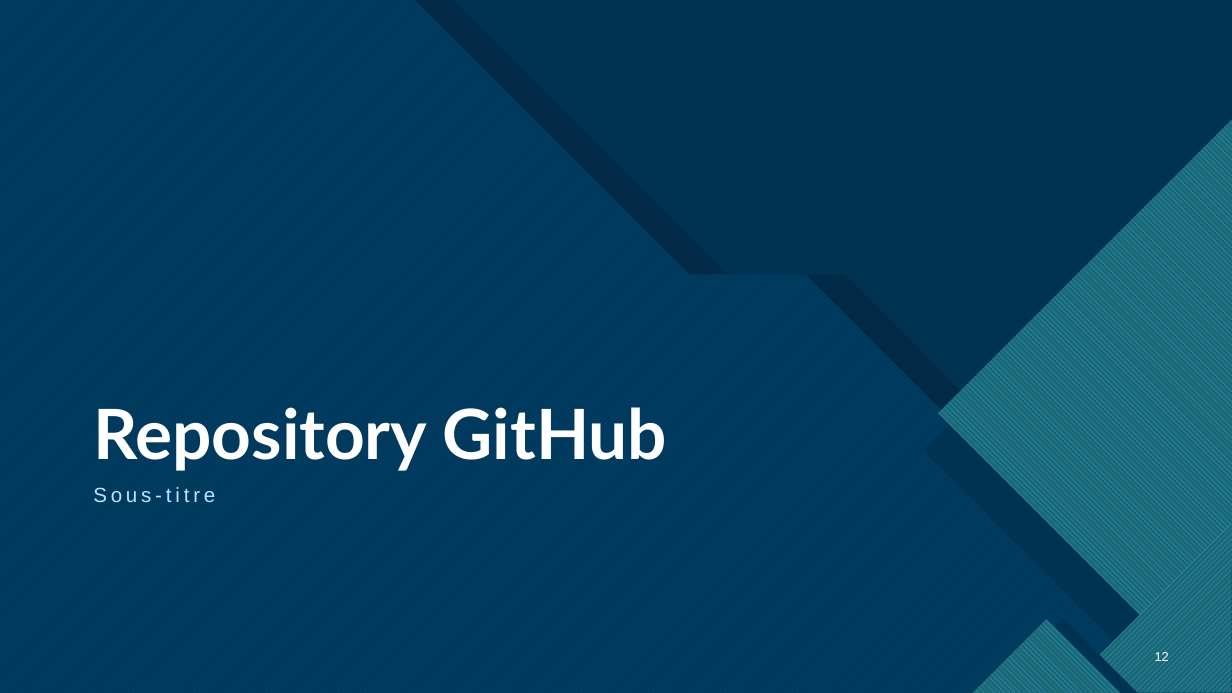
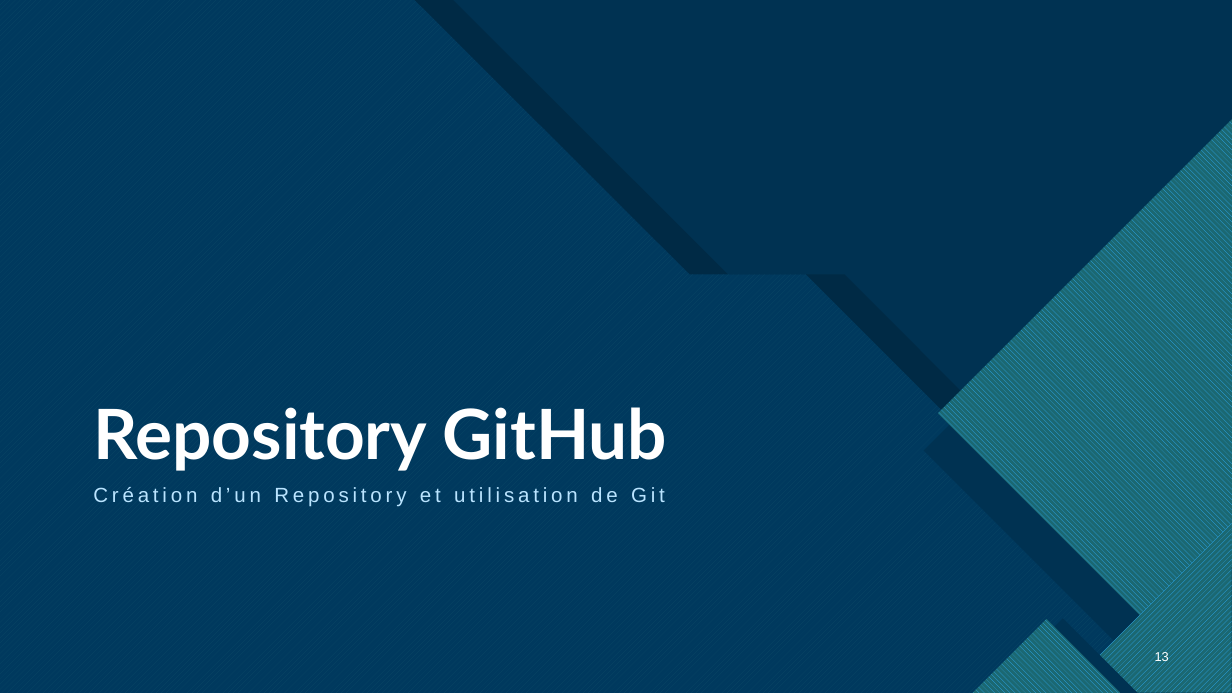
Before and after one commit to porteb/P2OC, a slide deck: slide 13 of Projet 2 OpenClassroms.pptm (slide 12 before the commit). Drawn at 1232x693 pixels with LibreOffice and Linux fonts; fonts in the diff are those of the drawing. Boxes give left, top, right and bottom in pixels: in the first picture for what was removed or moved away, otherwise in the second. Text is boxed around its words. In the diff, an @@ line names an element or a change of style, - is before the commit and + after.

```diff
--- a/Projet 2 OpenClassroms.pptm
+++ b/Projet 2 OpenClassroms.pptm
@@ text at [93,487,665,507]: text changed @@
-Sous-titre
+Création d’un Repository et utilisation de Git
@@ page number at [1155,651,1169,664]: text changed @@
-12
+13
```
Also in this commit, not shown: 2 other slides changed, 5 slides added, 3 slides removed, 1 other file.
